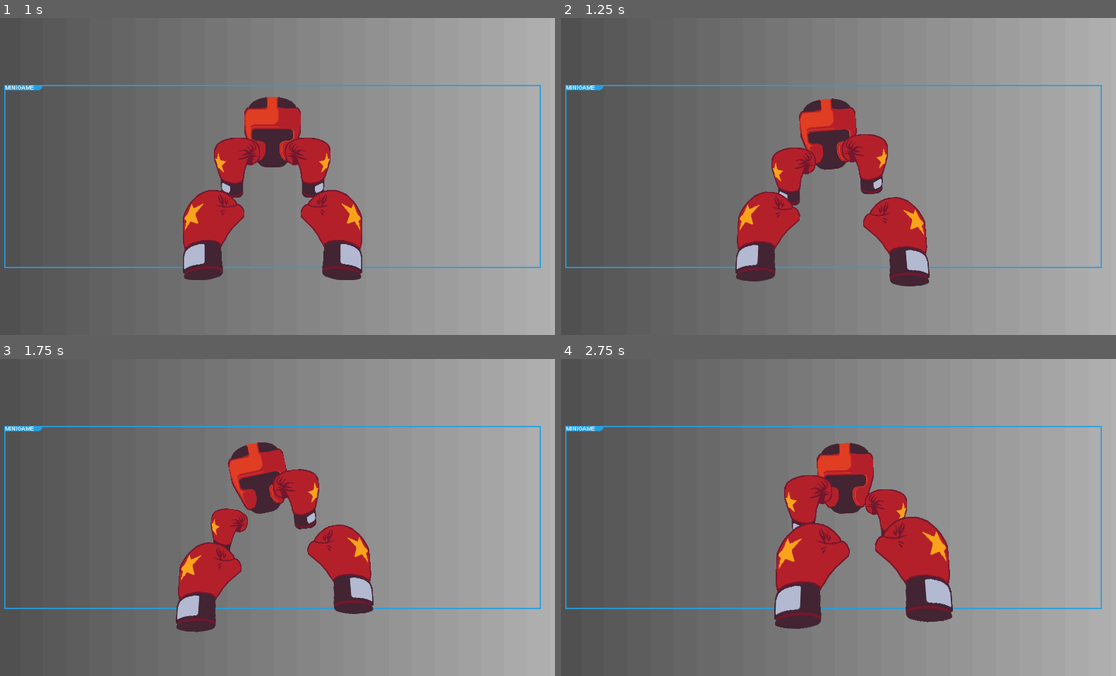
Above: before the commit, frames 1-4 (two rows, left to right).
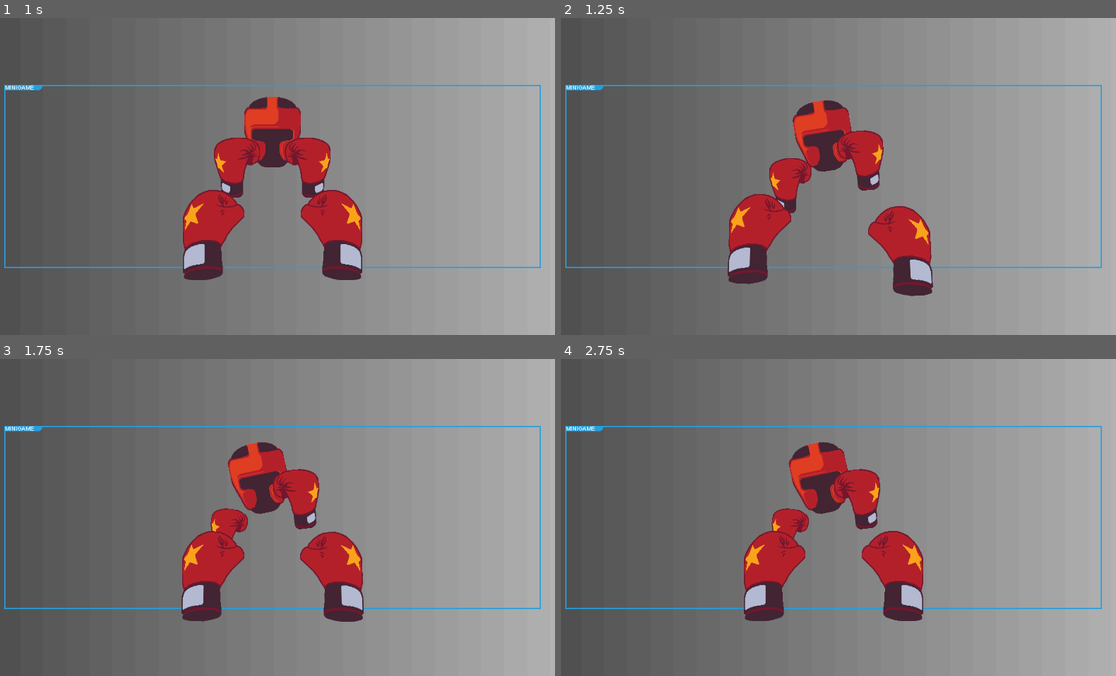
Above: after the commit, the same moments.

Repository: mitchellwinn/YGBF
Game: Godot game, scene res://scenes/minigames/punchout.tscn
The game is run twice, just before and just after one commit, with the same random seed, the same clock (stepped at 60 frames per second) and the same inputs. This scene is started directly instead of the project's main scene.
Inputs (mouse positions are in pixels of both pictures, inside the frame that each line leads up to):
- Up to frame 1 (1 s): tap Enter (confirm) at 0.5, 0.6 s; move the mouse to (399, 160) at 0.52 s; hold Right (move_right) from 0.53 s (still down)
- Up to frame 2 (1.25 s): keep holding Right (move_right)
- Up to frame 3 (1.75 s): move the mouse to (160, 533) at 1.27 s; release Right (move_right) at 1.28 s; hold Backspace (back) from 1.28 s (still down); tap Enter (confirm) at 1.35 s
- Up to frame 4 (2.75 s): move the mouse to (888, 447) at 2.02 s; release Backspace (back) at 2.03 s; hold Right (move_right) from 2.03 s (still down); tap Enter (confirm) at 2.1 s

Frame 1 is identical in both runs. In frame 2, 4.9% of the frame differs, in the area x 30-68%, y 25-88%; in frame 3, 3.5%; in frame 4, 11%, in the area x 32-71%, y 26-86%.
Error in both runs: Invalid assignment of property or key 'text' with value of type 'String' on a base object of type 'Nil'. (res://scripts/singletons/dialogue_manager.gd:19)

Commit message:
added animation speed modifier

Diff:
--- a/scripts/minigames/punchout.gd
+++ b/scripts/minigames/punchout.gd
@@ -3,6 +3,7 @@
 class_name Punchout
 
 const WAIT_TIME: float = 2.0
+const ANIM_SPEED: float = 1.5
 var timer: Timer
 var thread: Thread
 var scene_animator: AnimationPlayer
@@ -23,7 +24,7 @@
 				  WINDUP_RIGHT, COUNTERED,
 				  HURT, COUNTERED_HURT}
 const possible_actions: Array[ENEMY_STATE] = [ENEMY_STATE.IDLE,
-											  ENEMY_STATE.GUARD,
+											  #ENEMY_STATE.GUARD,
 											  ENEMY_STATE.WINDUP_LEFT,
 											  ENEMY_STATE.WINDUP_RIGHT]
 
@@ -50,6 +51,8 @@
 
 	player_animator = $Player.get_node("AnimationPlayer")
 	enemy_animator = $Enemy.get_node("AnimationPlayer")
+	player_animator.speed_scale = ANIM_SPEED
+	enemy_animator.speed_scale = ANIM_SPEED
 	scene_animator = $AnimationPlayer
 
 	enemy_action_queue = []
